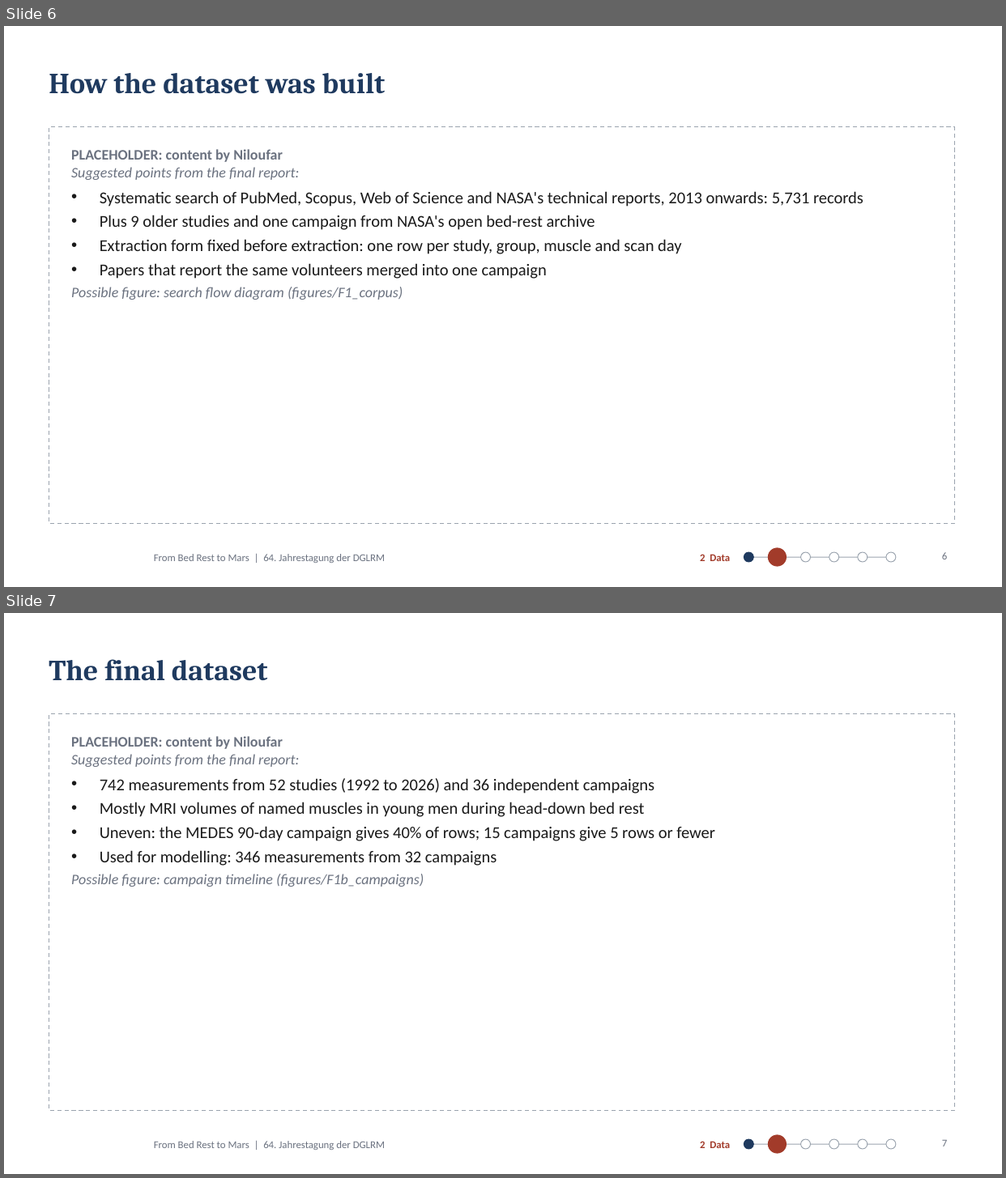
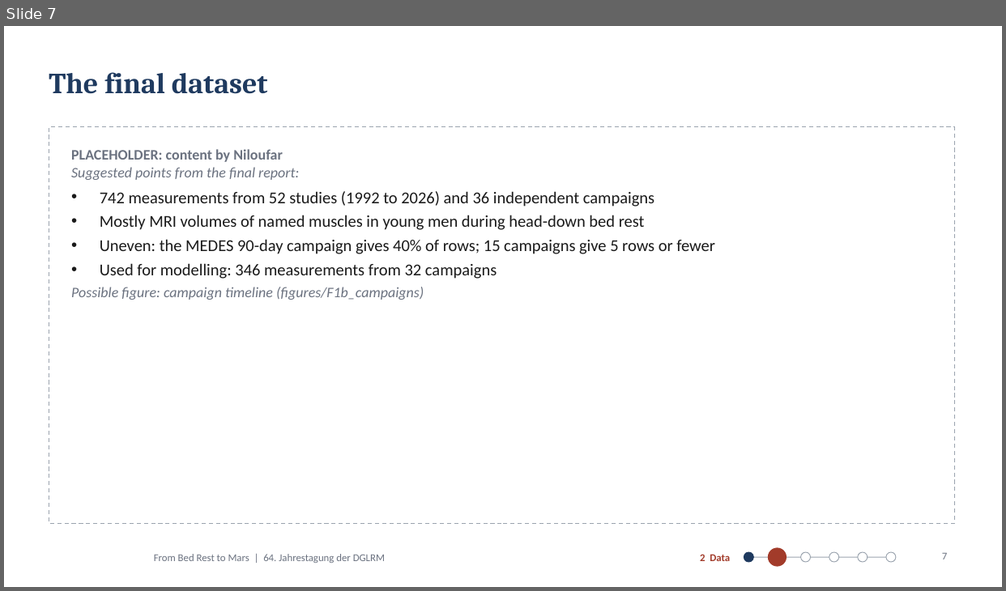
Before and after one commit to MiladBahariQaragoz/BedrestToMars, a slide deck: presentation/bed-rest-to-mars-talk.pptx. Shown one above the other, each under a label of ours: slides 6 and 7 before the commit, slide 7 after it. The pictures are 1006x1178 and 1006x591 pixels, drawn with LibreOffice and Linux fonts; fonts in the diff are those of the drawing; background and template pictures are left out. Boxes give left, top, right and bottom in pixels: in the first picture for what was removed or moved away, otherwise in the second. Text is boxed around its words. In the diff, an @@ line names an element or a change of style, - is before the commit and + after.

```diff
--- a/presentation/bed-rest-to-mars-talk.pptx
+++ b/presentation/bed-rest-to-mars-talk.pptx
@@ slide 6 removed at (4,26,1002,587), background #FFFFFF; not listed: 1 template element that a slide beside it also shows @@
@@ title removed at (49,73,386,94) @@
-How the dataset was built
@@ rectangle removed at (49,127,955,524) @@
@@ text removed at (71,149,863,300) @@
-PLACEHOLDER: content by Niloufar
-Suggested points from the final report:
-• Systematic search of PubMed, Scopus, Web of Science and NASA's technical reports, 2013 onwards: 5,731 records
-• Plus 9 older studies and one campaign from NASA's open bed-rest archive
-• Extraction form fixed before extraction: one row per study, group, muscle and scan day
-• Papers that report the same volunteers merged into one campaign
-Possible figure: search flow diagram (figures/F1_corpus)
@@ text removed at (700,554,730,561) @@
-2 Data
@@ ellipse removed at (744,553,753,563) @@
@@ line removed from (749, 557) to (891, 557) @@
@@ ellipse removed at (769,548,786,566) @@
@@ ellipse removed at (800,553,810,563) @@
@@ ellipse removed at (829,553,839,563) @@
@@ ellipse removed at (858,553,867,563) @@
@@ ellipse removed at (887,553,897,563) @@
@@ page number removed at (942,552,947,560) @@
-6
```
Also in this commit, not shown: 1 slide added, 3 other files.
